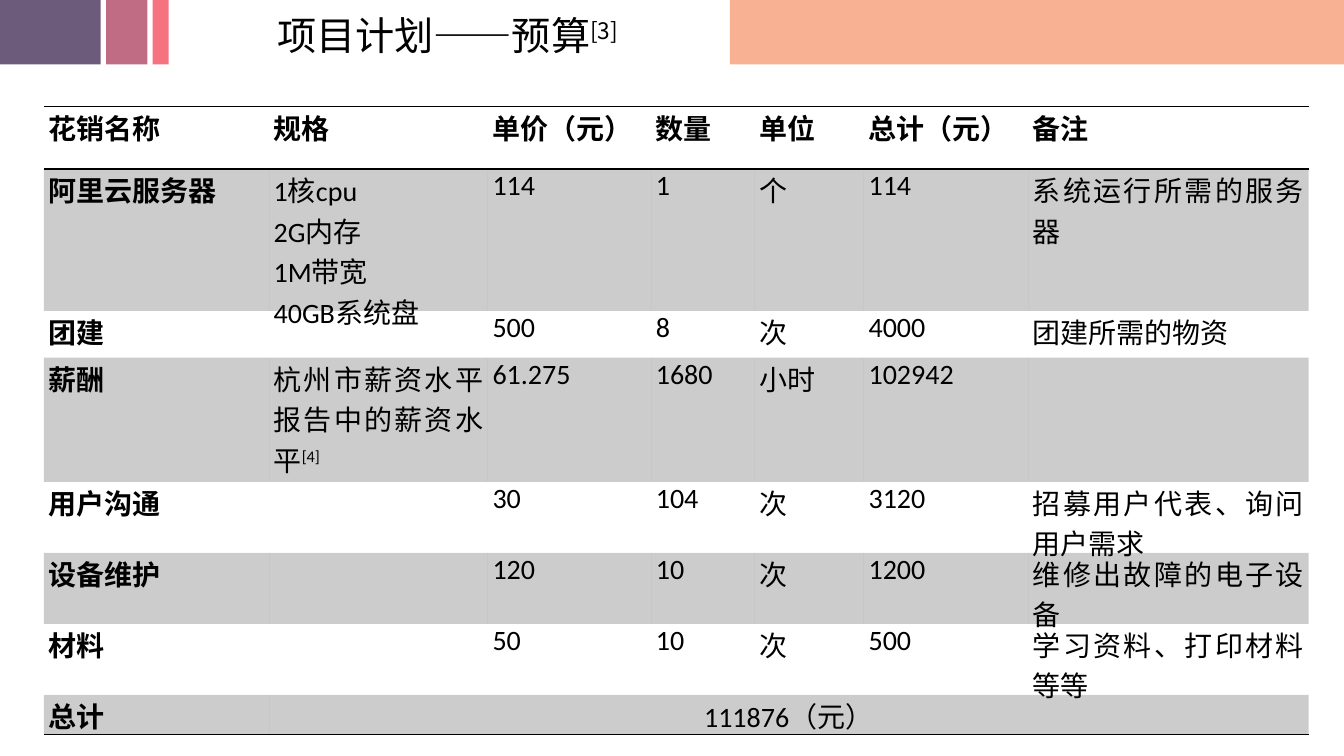
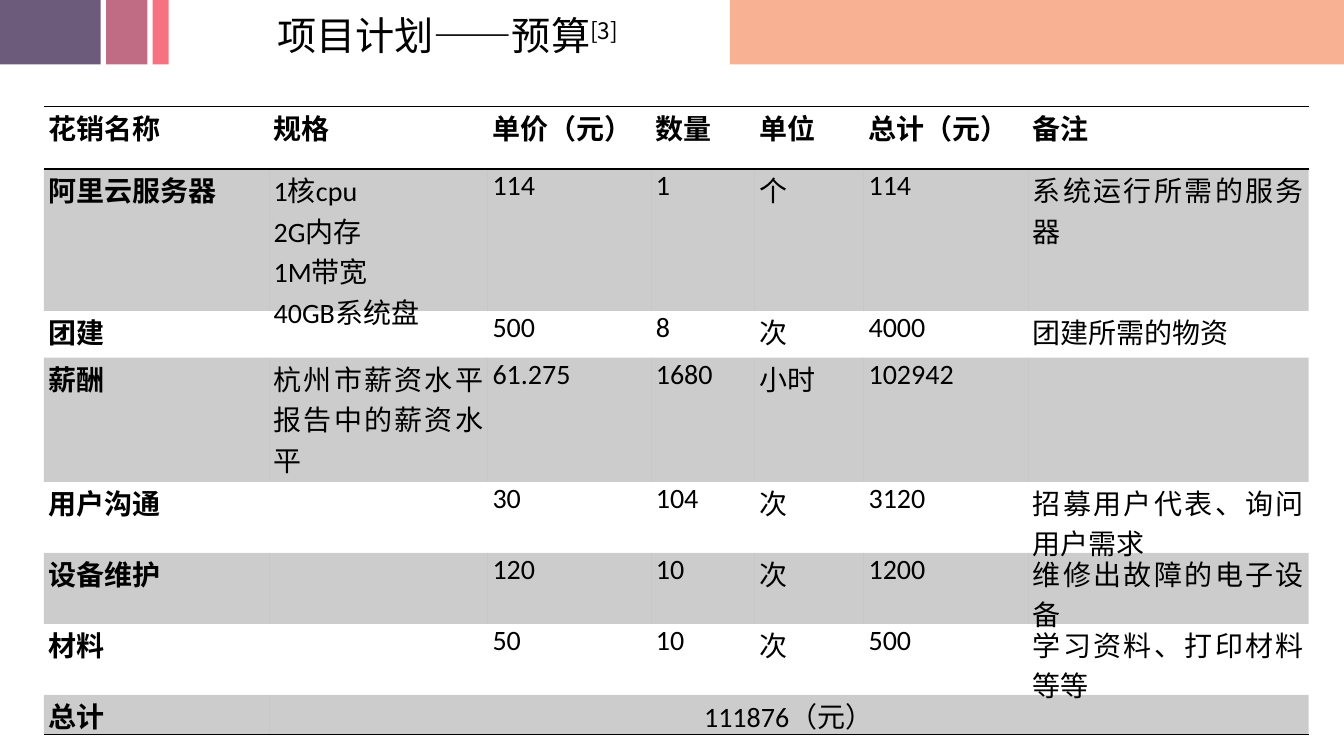
Before and after one commit to SRA2021-G04/project, a slide deck: slide 16 of PPT/SRA2021-G04-项目计划展示0.1.0.pptx. Drawn at 1344x756 pixels with LibreOffice and Linux fonts; fonts in the diff are those of the drawing; background and template pictures are left out. Boxes give left, top, right and bottom in pixels: in the first picture for what was removed or moved away, otherwise in the second. Text is boxed around its words. In the diff, an @@ line names an element or a change of style, - is before the commit and + after.

```diff
--- a/PPT/SRA2021-G04-项目计划展示0.1.0.pptx
+++ b/PPT/SRA2021-G04-项目计划展示0.1.0.pptx
@@ table at [44, 107, 1309, 739] @@
-row 4, column 2: 杭州市薪资水平报告中的薪资水平[4]
+row 4, column 2: 杭州市薪资水平报告中的薪资水平
```
Also in this commit, not shown: 3 other slides changed, 18 other files.
